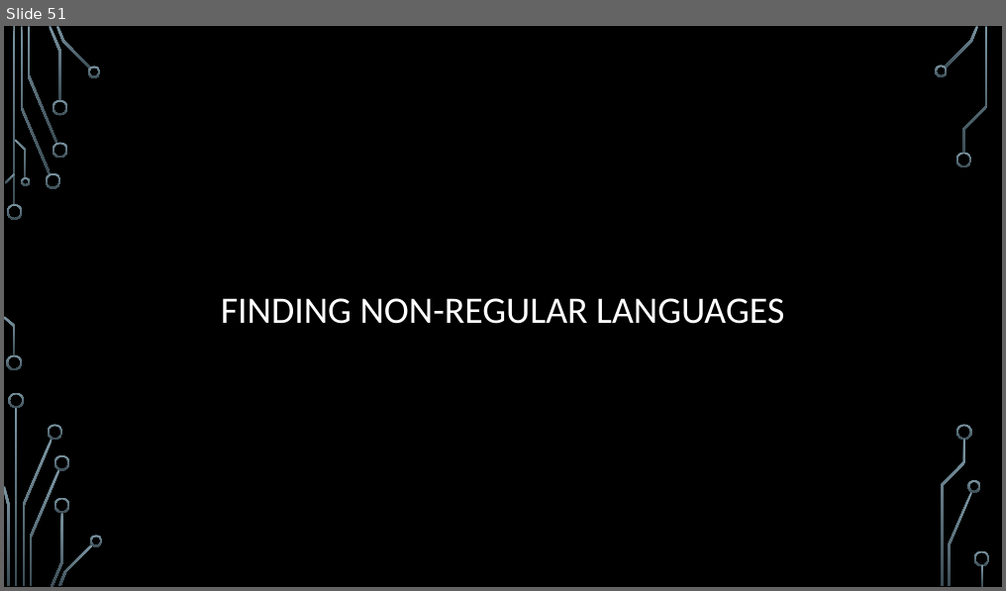
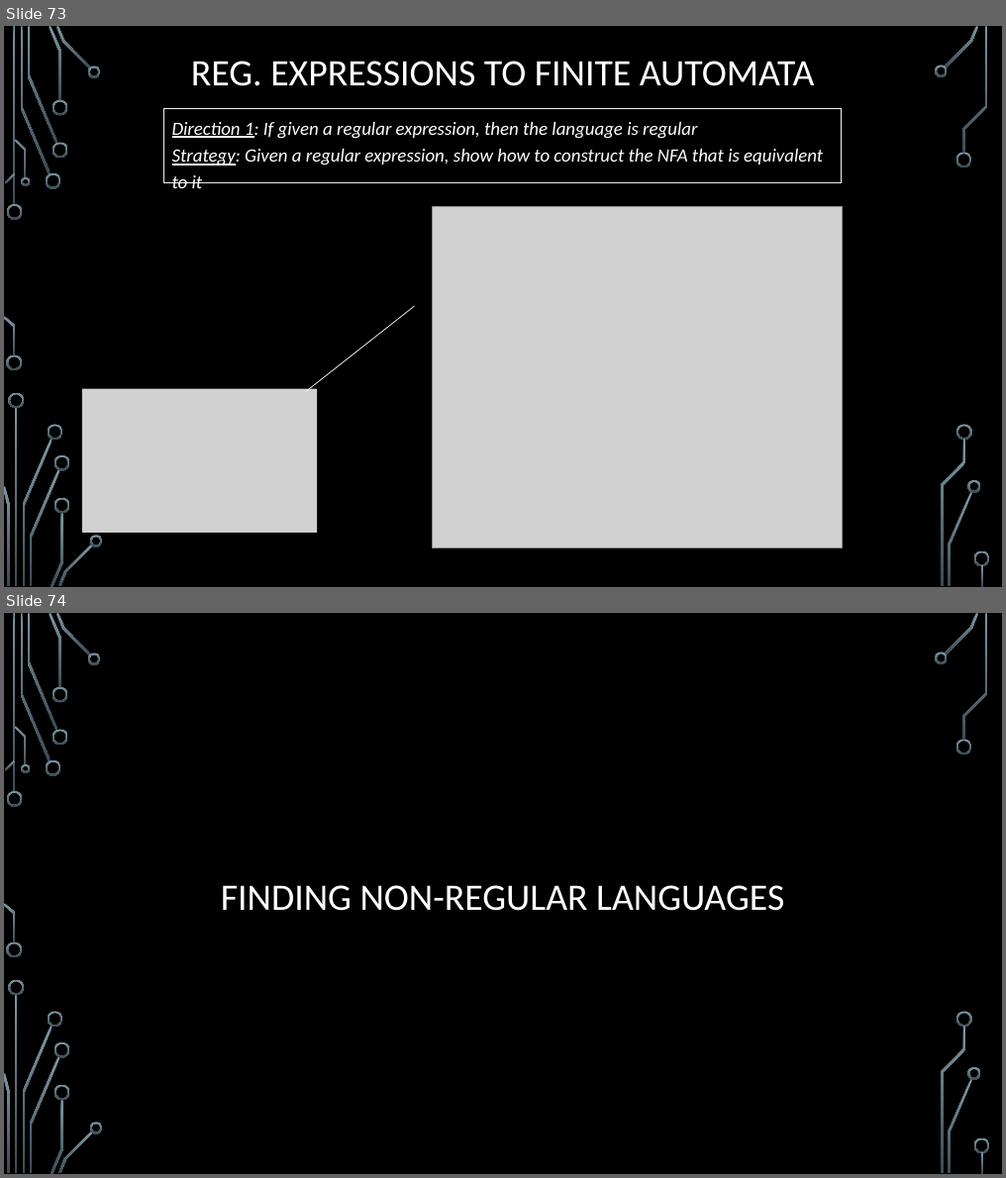
Before and after one commit to markfloryan/dmt2, a slide deck: slides/05-CircuitsAndFiniteAutomata.pptx. Shown one above the other, each under a label of ours: slide 51 before the commit, slides 73 and 74 after it. The pictures are 1006x591 and 1006x1178 pixels, drawn with LibreOffice and Linux fonts; fonts in the diff are those of the drawing; grey boxes stand for pictures; background and template pictures are left out. Boxes give left, top, right and bottom in pixels: in the first picture for what was removed or moved away, otherwise in the second. Text is boxed around its words. In the diff, an @@ line names an element or a change of style, - is before the commit and + after.

```diff
--- a/slides/05-CircuitsAndFiniteAutomata.pptx
+++ b/slides/05-CircuitsAndFiniteAutomata.pptx
@@ slide 73 added at (4,26,1002,587), background picture (left out); not listed: 36 template elements that a slide beside it also shows @@
@@ title added at (191,61,814,86), 36 pt, text #FFFFFF @@
+REG. EXPRESSIONS TO FINITE AUTOMATA
@@ rectangle added at (164,108,842,182), outline #F2F2F2 0.75 pt, 18 pt, text #FFFFFF, italic @@
+Direction 1: If given a regular expression, then the language is regular
+Strategy: Given a regular expression, show how to construct the NFA that is equivalent to it
@@ picture added at (433,206,842,549) @@
@@ line added from (306, 392) to (414, 307), #F2F2F2 0.75 pt @@
@@ picture added at (82,389,318,533) @@
@@ what was slide 51 is now slide 74 @@
```
Also in this commit, not shown: 22 other slides added, 1 other file.
